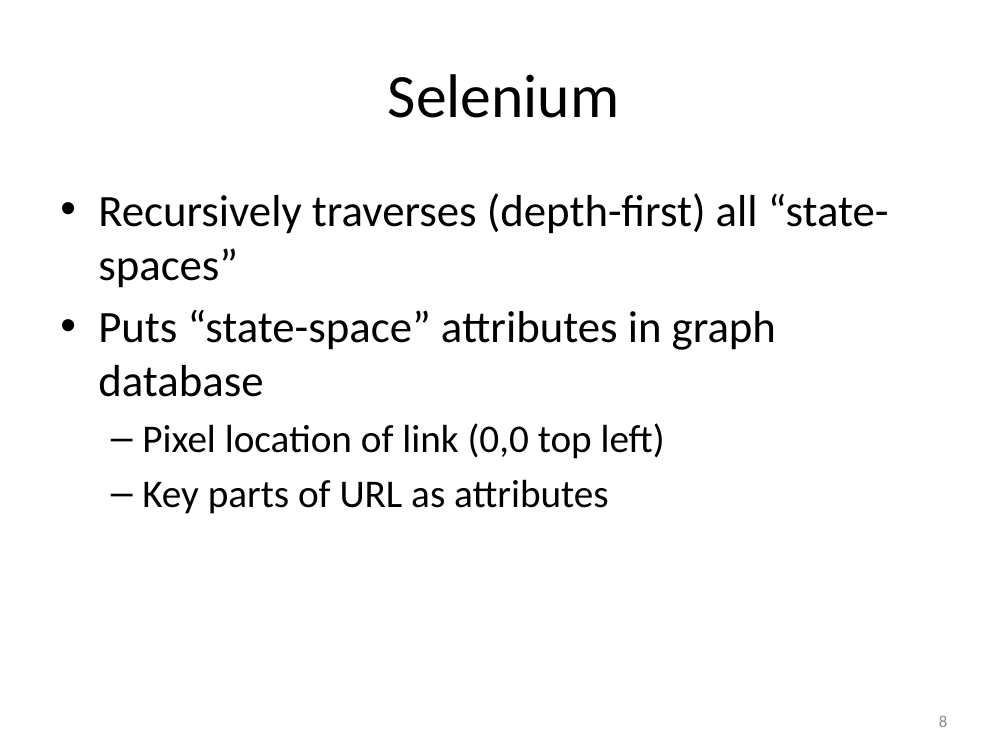
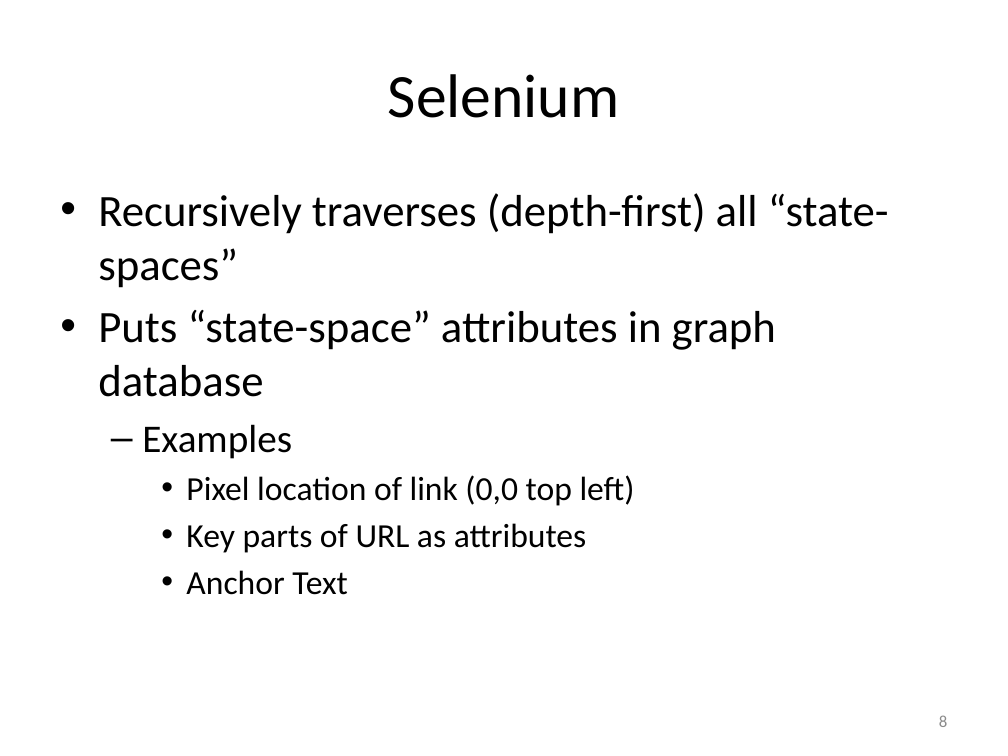
Before and after one commit to jongguo/ljkGitDB, a slide deck: slide 8 of project/cs6890-testing-project-presentation.pptx. Drawn at 1008x756 pixels with LibreOffice and Linux fonts; fonts in the diff are those of the drawing. Boxes give left, top, right and bottom in pixels: in the first picture for what was removed or moved away, otherwise in the second. Text is boxed around its words. In the diff, an @@ line names an element or a change of style, - is before the commit and + after.

```diff
--- a/project/cs6890-testing-project-presentation.pptx
+++ b/project/cs6890-testing-project-presentation.pptx
@@ text at (142,424,292,459): paragraph added @@
+  – Examples
@@ text at (186,475,635,553): size 28 to 24 pt in "Pixel location of link (0,0 top left)", "Key parts of URL as attributes"; bullet – to •; list level 2 to 3 in "Pixel location of link (0,0 ..."; list level 2 to 3 in "Key parts of URL as ..." @@
@@ text at (186,570,347,595): paragraph added @@
+    • Anchor Text
```
Also in this commit, not shown: 6 other slides changed, 1 slide added, 5 other files.
